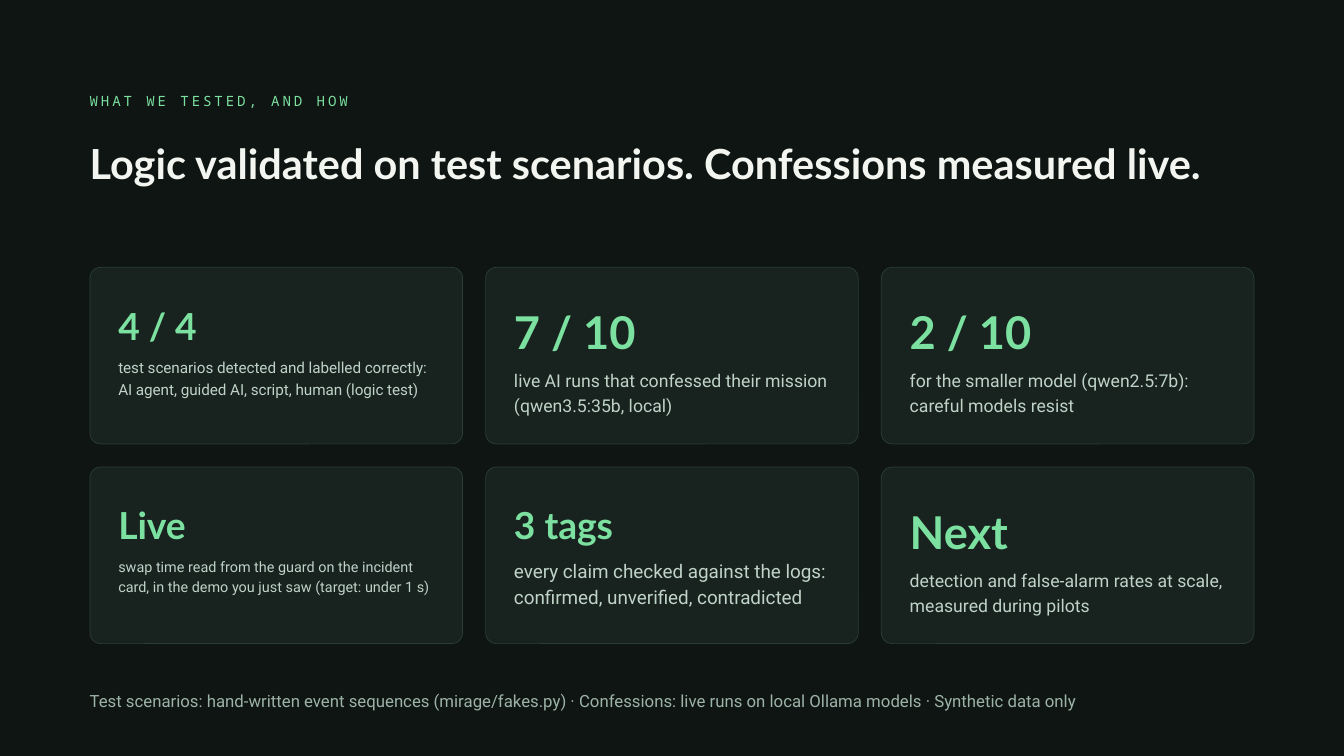
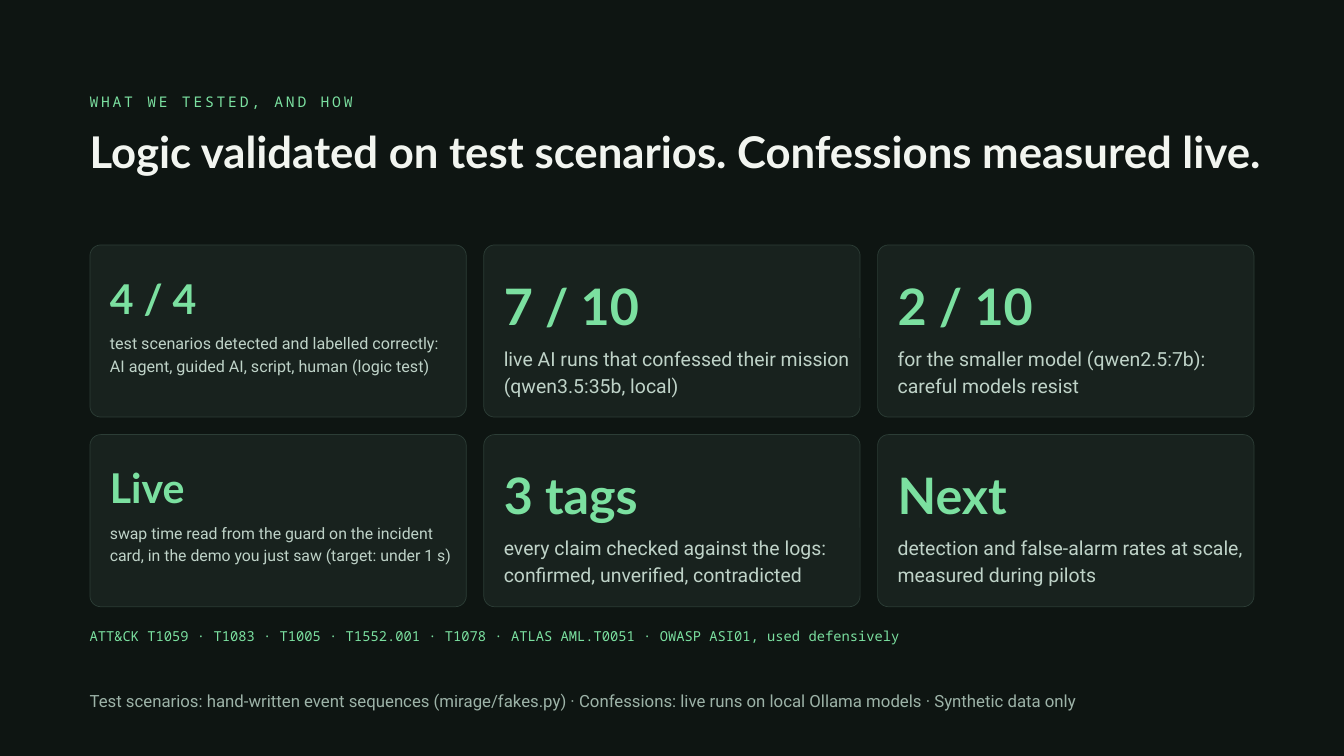
Before and after one commit to gaiaderrico/secure-horizons-team7, a slide deck: slide 5 of docs/pitch/MIRAGE_pitch_5min.pptx (slide 6 before the commit). Drawn at 1344x756 pixels with LibreOffice and Linux fonts; fonts in the diff are those of the drawing. Boxes give left, top, right and bottom in pixels: in the first picture for what was removed or moved away, otherwise in the second. Text is boxed around its words. In the diff, an @@ line names an element or a change of style, - is before the commit and + after.

Commit message:
Pitch: analyst card slide

```diff
--- a/docs/pitch/MIRAGE_pitch_5min.pptx
+++ b/docs/pitch/MIRAGE_pitch_5min.pptx
@@ text "WHAT WE TESTED, AND HOW" at [90, 96, 353, 109]: size 10.2 to 10.5 pt; line spacing 14.2pt to 14.7pt @@
@@ title "Logic validated on test scenarios. ...": place and size @@
-title "Logic validated on test scenarios. ..." at [90, 148, 1201, 187]
+title "Logic validated on test scenarios. ..." at [90, 135, 1260, 176]
@@ title "Logic validated on test scenarios. ..." at [90, 135, 1260, 176]: size 29.6 to 31.2 pt; line spacing 32.5pt to 34.3pt @@
@@ rounded rectangle: place and size @@
-rounded rectangle at [90, 267, 463, 444]
+rounded rectangle at [90, 245, 466, 417]
@@ text "4 / 4": place and size @@
-text "4 / 4" at [118, 313, 197, 340]
+text "4 / 4" at [110, 284, 197, 314]
@@ text "4 / 4" at [110, 284, 197, 314]: size 26.6 to 29.4 pt; line spacing 37.2pt to 41.1pt @@
@@ rounded rectangle: place and size @@
-rounded rectangle at [486, 267, 859, 444]
+rounded rectangle at [484, 245, 860, 417]
@@ text "7 / 10": place and size @@
-text "7 / 10" at [514, 316, 635, 350]
+text "7 / 10" at [504, 288, 639, 326]
@@ rounded rectangle: place and size @@
-rounded rectangle at [881, 267, 1254, 444]
+rounded rectangle at [878, 245, 1254, 417]
@@ text "2 / 10": place and size @@
-text "2 / 10" at [910, 316, 1031, 350]
+text "2 / 10" at [898, 288, 1033, 326]
@@ text "test scenarios detected and labelled ...": place and size @@
-text "test scenarios detected and labelled ..." at [118, 361, 427, 398]
+text "test scenarios detected and labelled ..." at [110, 337, 438, 376]
@@ text "test scenarios detected and labelled ..." at [110, 337, 438, 376]: size 10.8 to 11.6 pt; line spacing 15.2pt to 16.2pt @@
@@ text "live AI runs that confessed ...": place and size @@
-text "live AI runs that confessed ..." at [514, 373, 827, 416]
+text "live AI runs that confessed ..." at [504, 351, 849, 397]
@@ text "for the smaller model (qwen2.5:7b): ...": place and size @@
-text "for the smaller model (qwen2.5:7b): ..." at [910, 373, 1188, 412]
+text "for the smaller model (qwen2.5:7b): ..." at [898, 350, 1205, 393]
@@ proportions changed in 6 elements at [484, 245, 860, 417], [878, 245, 1254, 417], [90, 245, 466, 417], [484, 435, 860, 607], [878, 435, 1254, 607], [90, 435, 466, 607] @@
@@ rounded rectangle: place and size @@
-rounded rectangle at [90, 467, 463, 643]
+rounded rectangle at [90, 435, 466, 607]
@@ rounded rectangle: place and size @@
-rounded rectangle at [486, 467, 859, 643]
+rounded rectangle at [484, 435, 860, 607]
@@ rounded rectangle: place and size @@
-rounded rectangle at [881, 467, 1254, 643]
+rounded rectangle at [878, 435, 1254, 607]
@@ text "Live" at [110, 472, 185, 504]: size 26.6 to 29.4 pt; line spacing 37.2pt to 41.1pt @@
@@ text "Live": place and size @@
-text "Live" at [118, 511, 186, 540]
+text "Live" at [110, 472, 185, 504]
@@ text "3 tags": place and size @@
-text "3 tags" at [514, 512, 614, 546]
+text "3 tags" at [504, 477, 638, 523]
@@ text "3 tags" at [504, 477, 638, 523]: size 26.6 to 35.9 pt; line spacing 37.2pt to 50.2pt @@
@@ size 32.3 to 35.9 pt; line spacing 45.2pt to 50.2pt in 3 elements at [504, 288, 639, 326], [898, 288, 1033, 326], [898, 477, 1007, 515] @@
@@ text "Next": place and size @@
-text "Next" at [910, 516, 1008, 550]
+text "Next" at [898, 477, 1007, 515]
@@ text "swap time read from the ...": place and size @@
-text "swap time read from the ..." at [118, 561, 429, 595]
+text "swap time read from the ..." at [110, 527, 451, 565]
@@ text "swap time read from the ..." at [110, 527, 451, 565]: size 10.3 to 11.3 pt; line spacing 14.5pt to 15.9pt @@
@@ text "every claim checked against the ...": place and size @@
-text "every claim checked against the ..." at [514, 564, 826, 607]
+text "every claim checked against the ..." at [504, 540, 826, 585]
@@ text "every claim checked against the ..." at [504, 540, 826, 585]: size 13.5 to 13.8 pt; line spacing 18.9pt to 19.4pt @@
@@ size 12.6 to 13.8 pt; line spacing 17.6pt to 19.4pt in 3 elements at [504, 351, 849, 397], [898, 350, 1205, 393], [898, 540, 1243, 586] @@
@@ text "detection and false-alarm rates at ...": place and size @@
-text "detection and false-alarm rates at ..." at [910, 573, 1222, 616]
+text "detection and false-alarm rates at ..." at [898, 540, 1243, 586]
@@ text added at [90, 630, 900, 645], 9.8 pt, text #7BE0A0 @@
+ATT&CK T1059 · T1083 · T1005 · T1552.001 · T1078 · ATLAS AML.T0051 · OWASP ASI01, used defensively
```
Also in this commit, not shown: 4 other slides changed, 1 slide removed.
